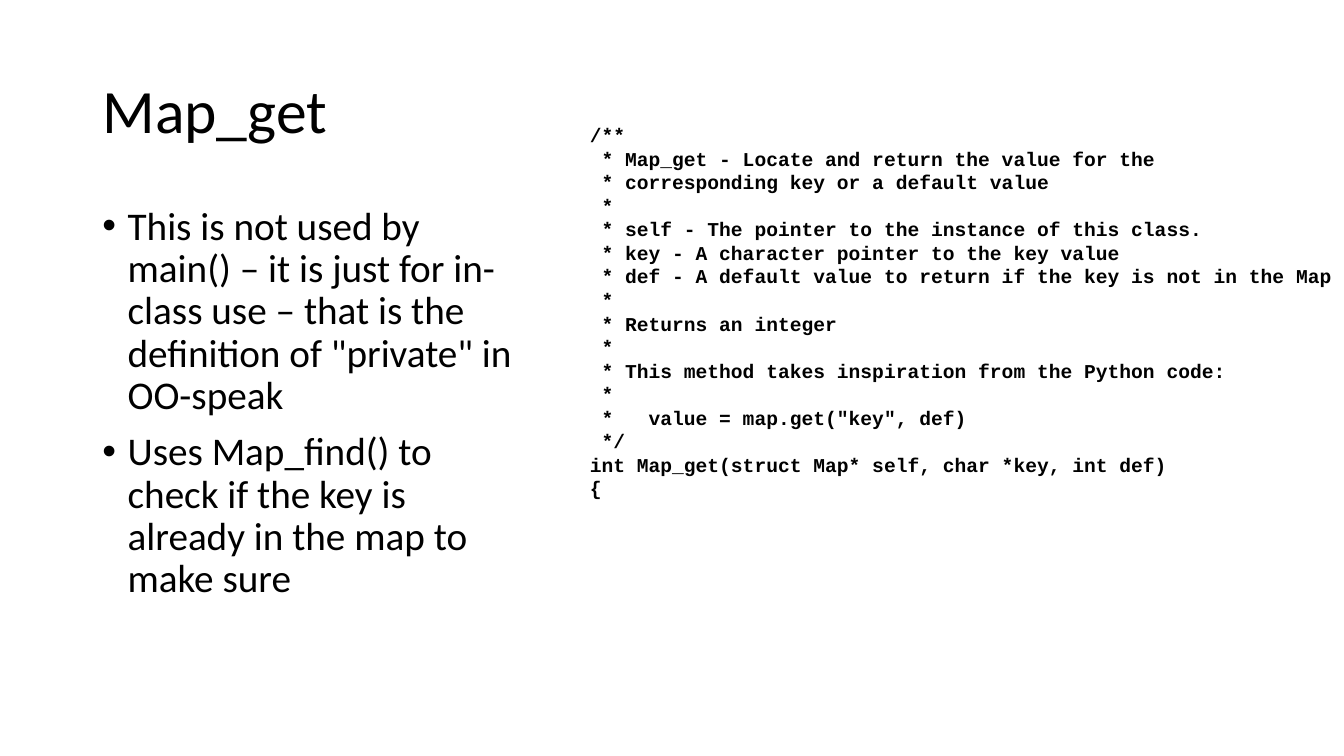
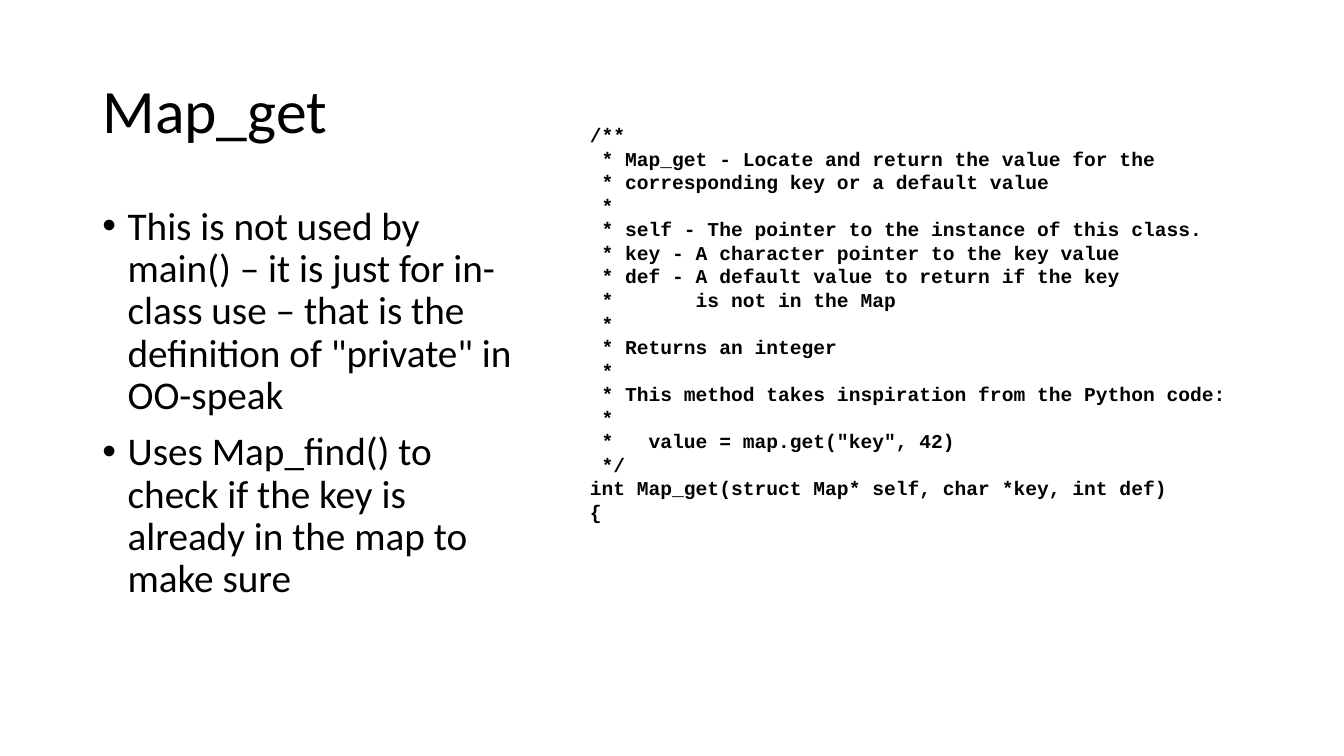
Before and after one commit to csev/cc4e, a slide deck: slide 18 of lectures/CC-04-Data-Structure.pptx. Drawn at 1344x756 pixels with LibreOffice and Linux fonts; fonts in the diff are those of the drawing. Boxes give left, top, right and bottom in pixels: in the first picture for what was removed or moved away, otherwise in the second. Text is boxed around its words. In the diff, an @@ line names an element or a change of style, - is before the commit and + after.

```diff
--- a/lectures/CC-04-Data-Structure.pptx
+++ b/lectures/CC-04-Data-Structure.pptx
@@ text at [625, 270, 1119, 311]: text changed @@
-* def - A default value to return if the key is not in the Map
+* def - A default value to return if the key
+* is not in the Map
@@ text at [649, 434, 954, 452]: text changed @@
-* value = map.get("key", def)
+* value = map.get("key", 42)
```
Also in this commit, not shown: 9 other slides changed, 1 slide added, 1 slide removed, 1 other file.
